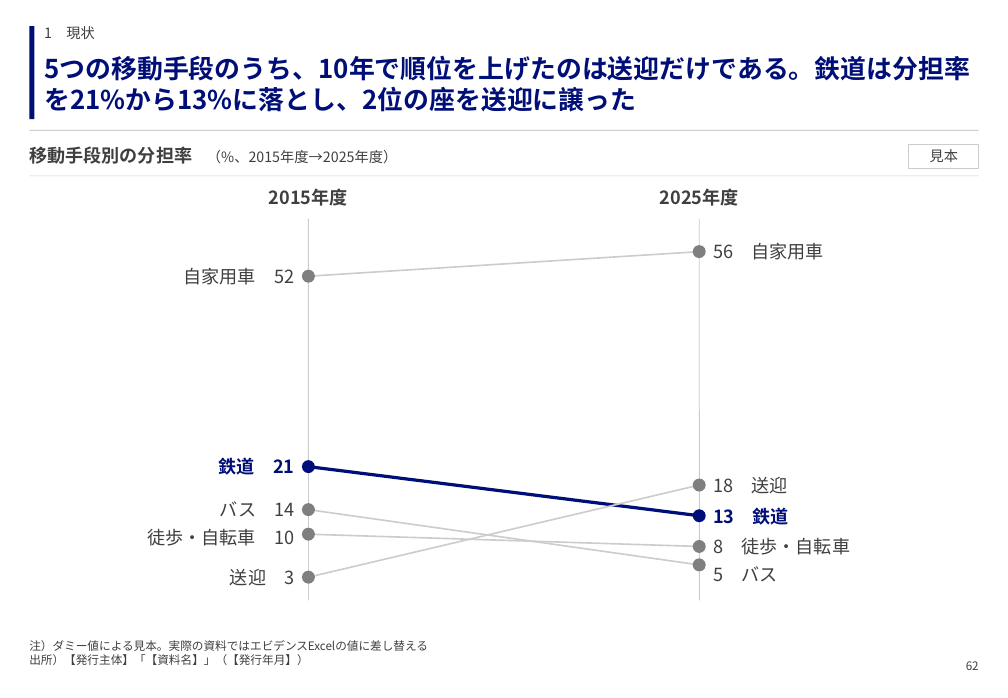
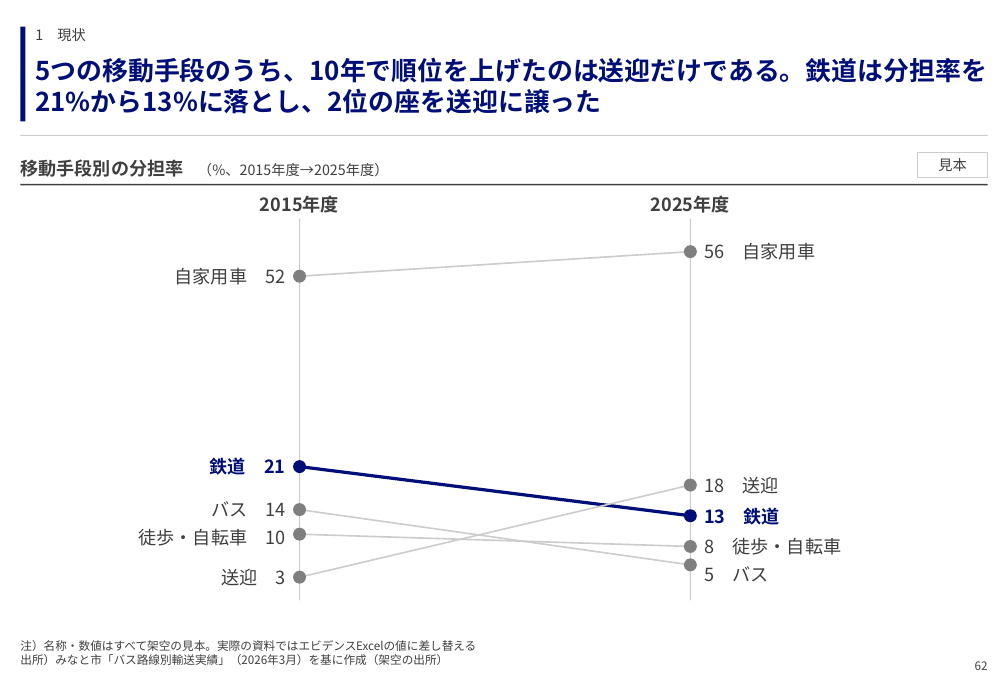
Before and after one commit to GontaHH/slide_builder, a slide deck: slide 62 of patterns/pattern-deck.pptx. Drawn at 1008x698 pixels with LibreOffice and Linux fonts; fonts in the diff are those of the drawing. Boxes give left, top, right and bottom in pixels: in the first picture for what was removed or moved away, otherwise in the second. Text is boxed around its words. In the diff, an @@ line names an element or a change of style, - is before the commit and + after.

```diff
--- a/patterns/pattern-deck.pptx
+++ b/patterns/pattern-deck.pptx
@@ 10 texts, 10 ellipses, 7 lines, 1 rectangle: place and size @@
-10 texts, 10 ellipses, 7 lines, 1 rectangle at box(30, 26, 850, 600)
+10 texts, 10 ellipses, 7 lines, 1 rectangle at box(20, 27, 842, 600)
@@ text "1 現状": place and size @@
-text "1 現状" at box(44, 26, 94, 39)
+text "1 現状" at box(35, 28, 85, 41)
@@ text "5つの移動手段のうち、10年で順位を上げたのは送迎だけである。鉄道は分担率を21%から13%に落とし、2位の座を送迎に譲 ..." rewrapped from box(44, 55, 970, 112) to box(35, 57, 987, 114) @@
@@ line moved from (30, 130) - (979, 130) to (20, 136) - (988, 136) @@
@@ text "移動手段別の分担率 （%、2015年度→2025年度）": place and size @@
-text "移動手段別の分担率 （%、2015年度→2025年度）" at box(29, 146, 398, 164)
+text "移動手段別の分担率 （%、2015年度→2025年度）" at box(20, 159, 389, 177)
@@ text "移動手段別の分担率 （%、2015年度→2025年度）" at box(20, 159, 389, 177): vertical alignment top to bottom @@
@@ rectangle "見本": place and size @@
-rectangle "見本" at box(909, 144, 979, 168)
+rectangle "見本" at box(918, 153, 988, 177)
@@ line moved from (30, 176) - (979, 176) to (20, 184) - (988, 184) @@
@@ line (20, 184) - (988, 184): stroke #CCCCCC 0.5 pt to #3F3F3F 1.25 pt @@
@@ text "2015年度": place and size @@
-text "2015年度" at box(269, 188, 348, 206)
+text "2015年度" at box(260, 195, 339, 213)
@@ text "2025年度": place and size @@
-text "2025年度" at box(660, 188, 739, 206)
+text "2025年度" at box(651, 195, 730, 213)
@@ text at box(20, 640, 476, 665): text changed @@
-注）ダミー値による見本。実際の資料ではエビデンスExcelの値に差し替える
-出所）【発行主体】「【資料名】」（【発行年月】）
+注）名称・数値はすべて架空の見本。実際の資料ではエビデンスExcelの値に差し替える
+出所）みなと市「バス路線別輸送実績」（2026年3月）を基に作成（架空の出所）
@@ text "62": place and size @@
-text "62" at box(966, 661, 979, 670)
+text "62" at box(975, 661, 988, 670)
```
Also in this commit, not shown: 74 other slides changed, 37 slides added, 30 slides removed, 18 other files.
